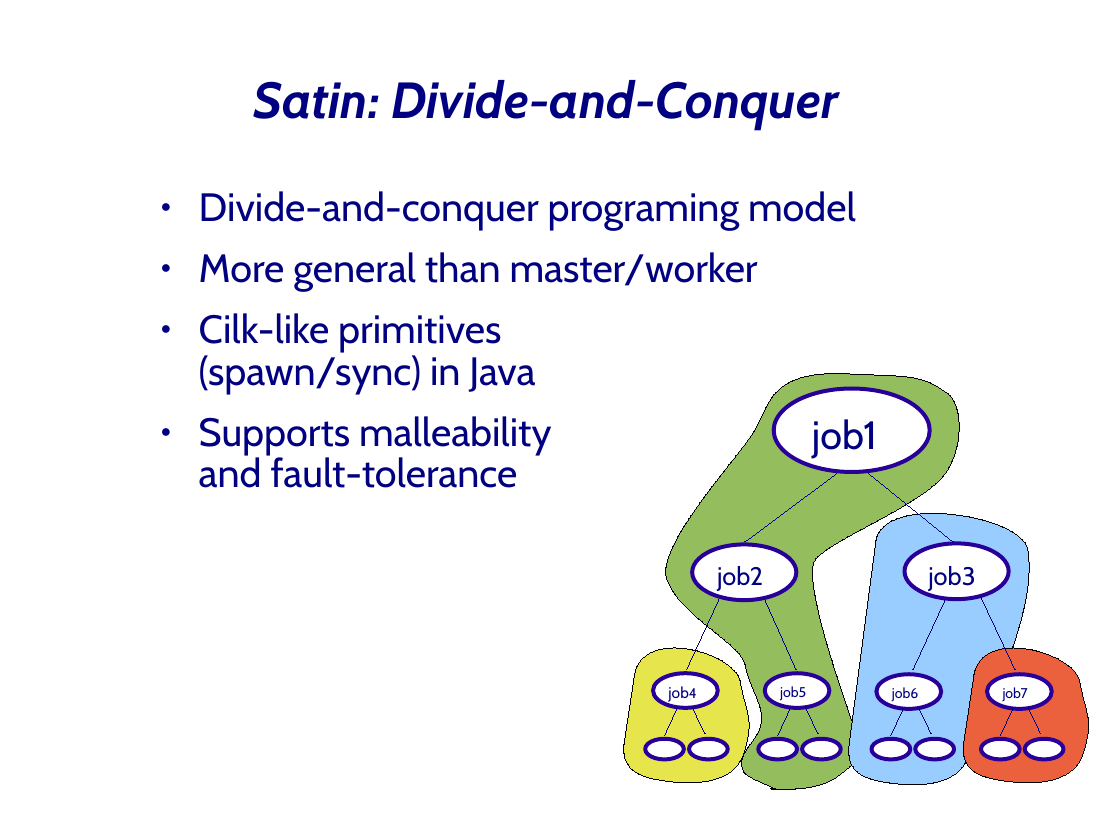
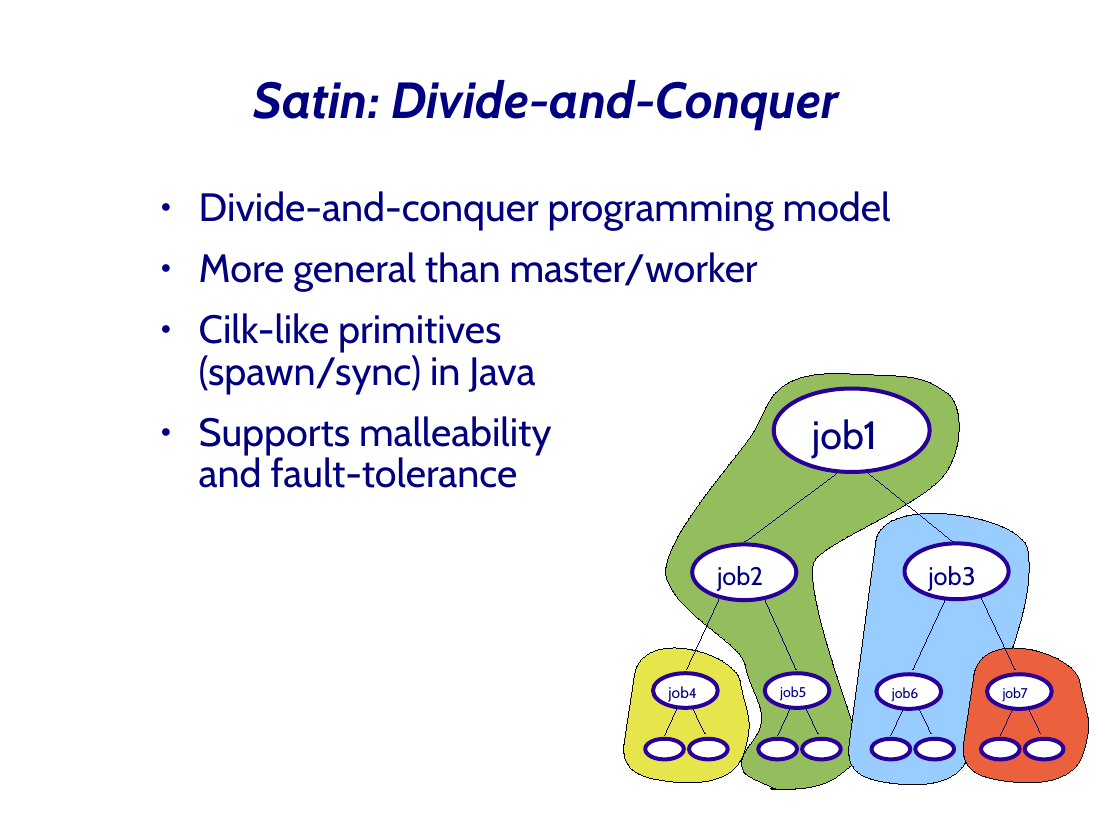
Before and after one commit to JungleComputing/www, a slide deck: slide 13 of tutorial/20080519-CCGrid08-Part-1-Introduction.odp. Drawn at 1120x840 pixels with LibreOffice and Linux fonts; fonts in the diff are those of the drawing; background and template pictures are left out. Boxes give left, top, right and bottom in pixels: in the first picture for what was removed or moved away, otherwise in the second. Text is boxed around its words. In the diff, an @@ line names an element or a change of style, - is before the commit and + after.

```diff
--- a/tutorial/20080519-CCGrid08-Part-1-Introduction.odp
+++ b/tutorial/20080519-CCGrid08-Part-1-Introduction.odp
@@ text at [199,191,891,230]: text changed @@
-● Divide-and-conquer programing model
+● Divide-and-conquer programming model
```
Also in this commit, not shown: 1 other slide changed, 10 other files.
